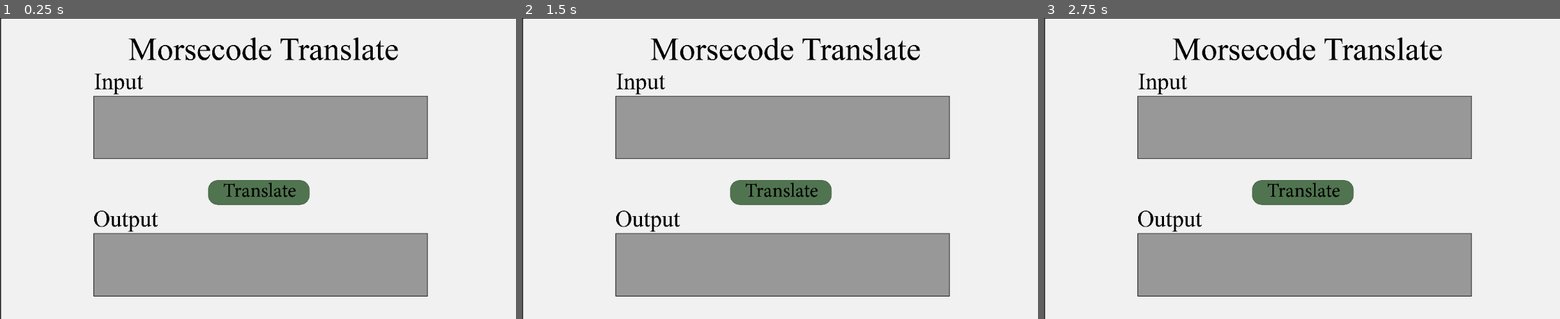
Above: before the commit, frames 1-3 (left to right).
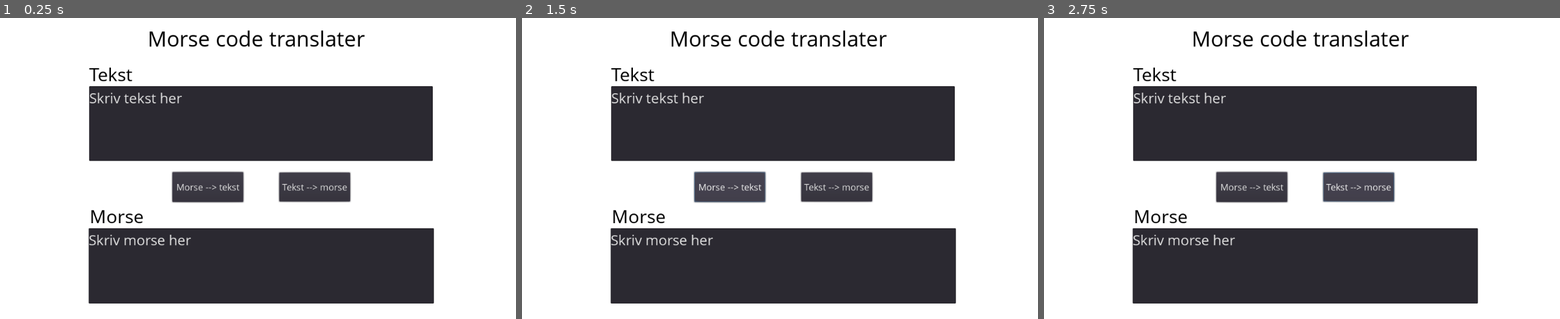
Above: after the commit, the same moments.

Repository: Mlogsted/Prog-C-Eksamen
Game: Godot game, scene res://Interface.tscn
The game is run twice, just before and just after one commit, with the same random seed, the same clock (stepped at 60 frames per second) and the same inputs. This scene is started directly instead of the project's main scene.
Inputs (mouse positions are in pixels of both pictures, inside the frame that each line leads up to):
- Up to frame 1 (0.25 s): no input
- Up to frame 2 (1.5 s): click (780, 192) at 0.52 s; click (728, 186) at 1.25 s, where only the run after the commit has a clickable "Morse --> tekst"
- Up to frame 3 (2.75 s): click (1358, 186) at 2 s, where only the run after the commit has a clickable "Tekst --> morse"

The runs differ from the first frame. In frame 1, 40% of the frame differs, in the area x 0-100%, y 0-100%; in frame 2, 40%; in frame 3, 40%.

Commit message:
UI, all done

Diff:
--- a/src/Interface.tscn
+++ b/src/Interface.tscn
@@ -1,22 +1,38 @@
-[gd_scene load_steps=10 format=2]
+[gd_scene load_steps=11 format=2]
 
-[ext_resource path="res://Image/Baggrund_liggende.png" type="Texture" id=1]
 [ext_resource path="res://Image/Translate_knap_trykket.png" type="Texture" id=2]
 [ext_resource path="res://Image/Translate_knap.png" type="Texture" id=3]
 [ext_resource path="res://Image/OpenSans-Regular.ttf" type="DynamicFontData" id=4]
 
-[sub_resource type="DynamicFont" id=4]
-size = 70
+[sub_resource type="DynamicFont" id=6]
+size = 18
 font_data = ExtResource( 4 )
 
-[sub_resource type="StyleBoxEmpty" id=1]
+[sub_resource type="DynamicFont" id=7]
+size = 18
+font_data = ExtResource( 4 )
 
-[sub_resource type="StyleBoxEmpty" id=2]
+[sub_resource type="DynamicFont" id=2]
+size = 36
+outline_color = Color( 0, 0, 0, 1 )
+font_data = ExtResource( 4 )
 
-[sub_resource type="StyleBoxEmpty" id=3]
+[sub_resource type="DynamicFont" id=3]
+size = 36
+outline_color = Color( 0, 0, 0, 1 )
+font_data = ExtResource( 4 )
+
+[sub_resource type="DynamicFont" id=4]
+size = 28
+font_data = ExtResource( 4 )
+
+[sub_resource type="DynamicFont" id=1]
+size = 28
+font_data = ExtResource( 4 )
 
 [sub_resource type="DynamicFont" id=5]
-size = 70
+size = 42
+outline_color = Color( 0, 0, 0, 1 )
 font_data = ExtResource( 4 )
 
 [node name="Control" type="Control"]
@@ -28,41 +44,74 @@
 [node name="ColorRect" type="ColorRect" parent="CanvasLayer"]
 anchor_right = 1.0
 anchor_bottom = 1.0
-color = Color( 0, 0, 0, 0.333333 )
 
-[node name="TextureRect" type="TextureRect" parent="CanvasLayer"]
-margin_left = 1.0
-margin_right = 4256.0
-margin_bottom = 2500.0
-rect_scale = Vector2( 0.240781, 0.240713 )
-texture = ExtResource( 1 )
+[node name="Morse->tekst" type="Button" parent="CanvasLayer"]
+margin_left = 342.0
+margin_top = 307.0
+margin_right = 483.0
+margin_bottom = 367.0
+custom_fonts/font = SubResource( 6 )
+text = "Morse --> tekst"
 
-[node name="TextureButton" type="TextureButton" parent="CanvasLayer/TextureRect"]
-margin_left = 1711.1
-margin_top = 1341.85
-margin_right = 2538.1
-margin_bottom = 1543.85
+[node name="Tekst->morse" type="Button" parent="CanvasLayer"]
+margin_left = 554.0
+margin_top = 308.0
+margin_right = 695.0
+margin_bottom = 366.0
+custom_fonts/font = SubResource( 7 )
+text = "Tekst --> morse"
+
+[node name="Morse2" type="Label" parent="CanvasLayer"]
+margin_left = 178.0
+margin_top = 370.0
+margin_right = 285.0
+margin_bottom = 420.0
+custom_colors/font_color = Color( 0, 0, 0, 1 )
+custom_fonts/font = SubResource( 2 )
+text = "Morse"
+
+[node name="Tekst2" type="Label" parent="CanvasLayer"]
+margin_left = 177.0
+margin_top = 87.0
+margin_right = 272.0
+margin_bottom = 137.0
+custom_colors/font_color = Color( 0, 0, 0, 1 )
+custom_fonts/font = SubResource( 3 )
+text = "Tekst "
+
+[node name="Morse" type="TextEdit" parent="CanvasLayer"]
+margin_left = 176.0
+margin_top = 419.0
+margin_right = 861.0
+margin_bottom = 569.0
+custom_fonts/font = SubResource( 4 )
+text = "Skriv morse her"
+wrap_enabled = true
+
+[node name="Tekst" type="TextEdit" parent="CanvasLayer"]
+margin_left = 177.0
+margin_top = 136.0
+margin_right = 859.0
+margin_bottom = 285.0
+custom_fonts/font = SubResource( 1 )
+text = "Skriv tekst her"
+wrap_enabled = true
+
+[node name="TextureButton" type="TextureButton" parent="CanvasLayer"]
+visible = false
+margin_left = 362.0
+margin_top = 312.0
+margin_right = 1199.0
+margin_bottom = 518.0
+rect_scale = Vector2( 0.343776, 0.281726 )
 texture_normal = ExtResource( 3 )
 texture_pressed = ExtResource( 2 )
 
-[node name="LineEdit" type="LineEdit" parent="CanvasLayer/TextureRect"]
-margin_left = 781.0
-margin_top = 652.0
-margin_right = 3505.0
-margin_bottom = 1163.0
-custom_colors/cursor_color = Color( 0, 0, 0, 1 )
-custom_colors/font_color_selected = Color( 1, 1, 1, 1 )
-custom_colors/font_color = Color( 0, 0, 0, 1 )
-custom_fonts/font = SubResource( 4 )
-custom_styles/read_only = SubResource( 1 )
-custom_styles/focus = SubResource( 2 )
-custom_styles/normal = SubResource( 3 )
-clear_button_enabled = true
-
-[node name="Label" type="Label" parent="."]
-margin_left = 191.0
-margin_top = 431.0
-margin_right = 843.0
-margin_bottom = 553.0
+[node name="Overskrift" type="Label" parent="CanvasLayer"]
+margin_left = 293.0
+margin_top = 12.0
+margin_right = 724.0
+margin_bottom = 70.0
 custom_colors/font_color = Color( 0, 0, 0, 1 )
 custom_fonts/font = SubResource( 5 )
+text = "Morse code translater"
Binary file changed: src/Image/Baggrund_liggende.png
Binary file added: src/Image/Text-morse.png
Not shown, added: src/Image/Text-morse.png.import
Binary file added: src/Image/morse-text.png
Not shown, added: src/Image/morse-text.png.import
